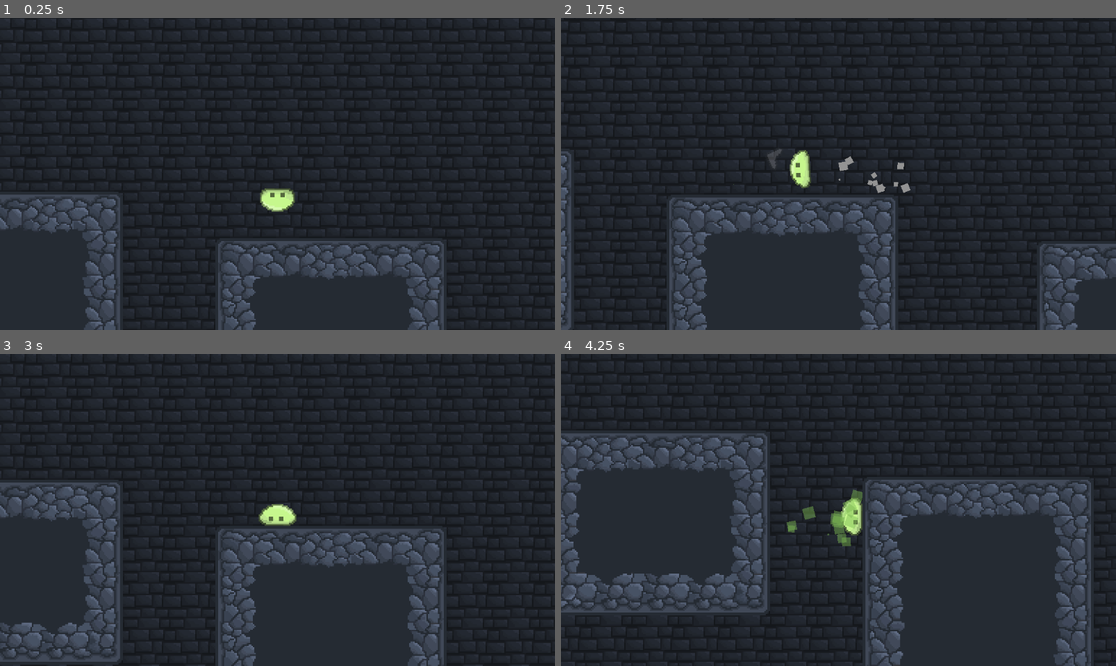
Above: before the commit, frames 1-4 (two rows, left to right).
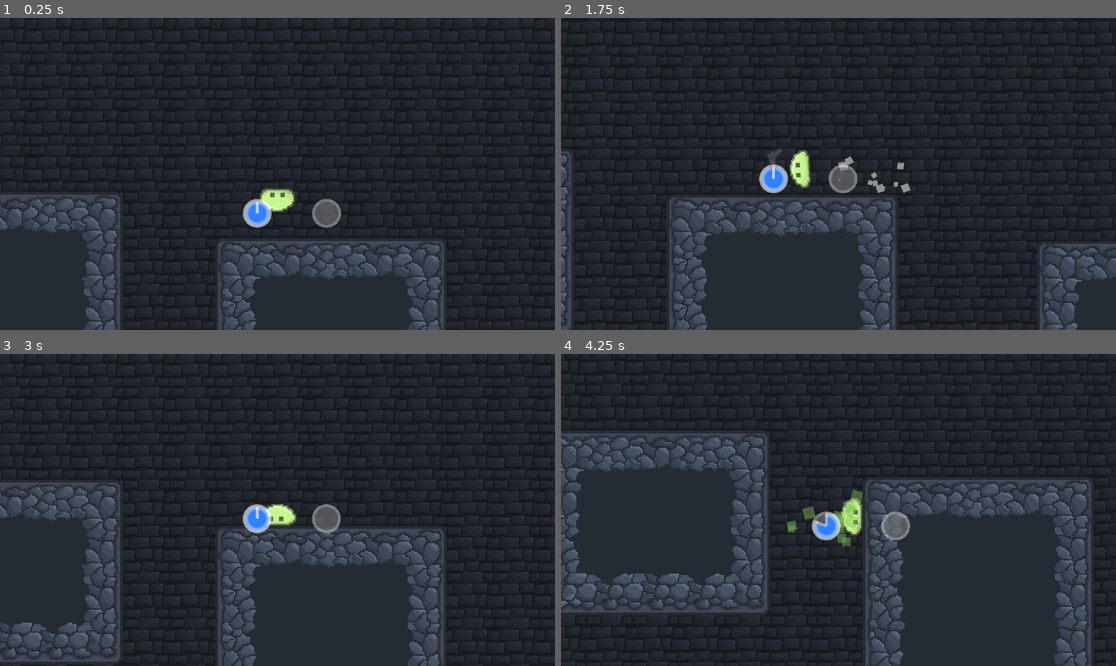
Above: after the commit, the same moments.

Repository: Z0nate/Nzara
Game: Godot game, scene res://Scenes/main.tscn
Same seed, same stepped clock (60 frames per second), same inputs: the game is played once before the commit and once after it.
Inputs (mouse positions are in pixels of both pictures, inside the frame that each line leads up to):
- Up to frame 1 (0.25 s): no input
- Up to frame 2 (1.75 s): tap Enter (ui_accept) at 0.5, 0.77, 1.52 s; move the mouse to (960, 158) at 0.52 s; move the mouse to (727, 189) at 1.27 s
- Up to frame 3 (3 s): move the mouse to (333, 441) at 2.02 s; move the mouse to (249, 572) at 2.77 s
- Up to frame 4 (4.25 s): tap Enter (ui_accept) at 3.02, 3.77 s; move the mouse to (1005, 556) at 3.52 s

The runs differ from the first frame. In frame 1, 0.8% of the frame differs, in the area x 43-62%, y 57-68%; in frame 2, 0.8%; in frame 3, 0.8%; in frame 4, 0.8%.

Commit message:
Stamina References

Diff:
--- a/Scenes/player.tscn
+++ b/Scenes/player.tscn
@@ -6,6 +6,7 @@
 [ext_resource type="Texture2D" uid="uid://6somwgx2dukr" path="res://Assets/eyes.png" id="3_6t5aa"]
 [ext_resource type="PackedScene" uid="uid://bvuiha4tkyrkl" path="res://Scenes/particles.tscn" id="4_vgqql"]
 [ext_resource type="Texture2D" uid="uid://y3sbpdb8vspg" path="res://Assets/pointer.png" id="5_x3wgy"]
+[ext_resource type="Script" path="res://Scripts/sector_bar.gd" id="6_bvixh"]
 
 [sub_resource type="AtlasTexture" id="AtlasTexture_cvnsp"]
 atlas = ExtResource("2_cvnsp")
@@ -92,3 +93,17 @@
 [node name="AudioStreamPlayer" type="AudioStreamPlayer2D" parent="." unique_id=1931074098]
 
 [node name="Particles" parent="." unique_id=219439580 instance=ExtResource("4_vgqql")]
+
+[node name="StaminaBar" type="Control" parent="."]
+top_level = true
+z_index = 10
+script = ExtResource("6_bvixh")
+bar_color = Color(0.2, 0.5, 1.0, 1)
+bar_radius = 10.0
+
+[node name="ChargeBar" type="Control" parent="."]
+top_level = true
+z_index = 10
+script = ExtResource("6_bvixh")
+bar_color = Color(1.0, 0.85, 0.2, 1)
+bar_radius = 10.0
--- a/Scripts/player.gd
+++ b/Scripts/player.gd
@@ -31,6 +31,11 @@
 var charge_factor := 1.0
 var blink_time := randf_range(3.0, 5.0)
 var launch_dir := Vector2.ZERO
+
+var stamina: float = 100.0
+var max_stamina: float = 100.0
+var stamina_drain_rate: float = 30.0
+var stamina_regen_rate: float = 20.0
 
 var target_camera_zoom = 3.0
 var charging := false
@@ -203,7 +208,33 @@
 	pointer.global_position = global_position
 	pointer.modulate.a = 0.0
 
+func _update_stamina(delta: float) -> void:
+	if stuck:
+		var surface = _get_surface_type(stick_normal)
+		if surface == "floor":
+			stamina = minf(stamina + stamina_regen_rate * delta, max_stamina)
+		else:
+			stamina = maxf(stamina - stamina_drain_rate * delta, 0.0)
+			if stamina <= 0.0 and stuck:
+				stuck = false
+				sliding = true
+				stick_timer = STICK_TIME
+	elif sliding:
+		stamina = maxf(stamina - stamina_drain_rate * delta, 0.0)
+	else:
+		stamina = minf(stamina + stamina_regen_rate * delta, max_stamina)
+
 func _process(delta: float) -> void:
+	_update_stamina(delta)
+
+	$StaminaBar.progress_value = stamina / max_stamina
+	$ChargeBar.progress_value = charge_timer / MAX_CHARGE_TIME
+
+	var left_pos = Vector2(-24, -4)
+	var right_pos = Vector2(24, -4)
+	$StaminaBar.global_position = global_position + left_pos
+	$ChargeBar.global_position = global_position + right_pos
+
 	if stuck or sliding:
 		if charging:
 			camera.shake(charge_timer / MAX_CHARGE_TIME * 15.0, 0.1)
--- /dev/null
+++ b/Scripts/sector_bar.gd
@@ -0,0 +1,46 @@
+extends Control
+
+@export var progress_value: float = 1.0:
+    set(v):
+        progress_value = clampf(v, 0.0, 1.0)
+        queue_redraw()
+
+@export var bar_color: Color = Color(0.3, 0.6, 1.0)
+@export var bar_radius: float = 12.0:
+    set(v):
+        bar_radius = v
+        custom_minimum_size = Vector2.ONE * bar_radius * 2
+        queue_redraw()
+@export var border_color: Color = Color(1, 1, 1, 0.4)
+@export var border_width: float = 2.0
+
+func _ready():
+    custom_minimum_size = Vector2.ONE * bar_radius * 2
+    size = Vector2.ONE * bar_radius * 2
+
+func _draw():
+    var center = size / 2
+    var r = min(size.x, size.y) / 2 - border_width
+    var outer = r + border_width
+
+    draw_circle(center, outer, border_color)
+    draw_circle(center, r, Color(0, 0, 0, 0.3))
+
+    if progress_value <= 0.0:
+        return
+
+    var start_angle = -PI / 2
+    var sweep = progress_value * TAU
+    var end_angle = start_angle + sweep
+
+    var segments = maxi(int(48 * progress_value), 4)
+    var points: PackedVector2Array = [center]
+    for i in range(segments + 1):
+        var a = start_angle + sweep * (float(i) / segments)
+        points.append(center + Vector2(cos(a), sin(a)) * r)
+
+    draw_colored_polygon(points, bar_color)
+
+    draw_arc(center, r, start_angle, end_angle, segments, border_color, border_width, true)
+    draw_line(center, center + Vector2(cos(start_angle), sin(start_angle)) * r, border_color, border_width)
+    draw_line(center, center + Vector2(cos(end_angle), sin(end_angle)) * r, border_color, border_width)
Binary file removed: Assets/ potato launcher-fc34.png
Renamed: Assets/ potato launcher-fbcc.png -> Assets/potato_launcher.png
Not shown, added: Assets/potato_launcher.png.import
Not shown, changed: Assets/tiles_sheet_backup.png.import
Not shown, added: Scripts/sector_bar.gd.uid
